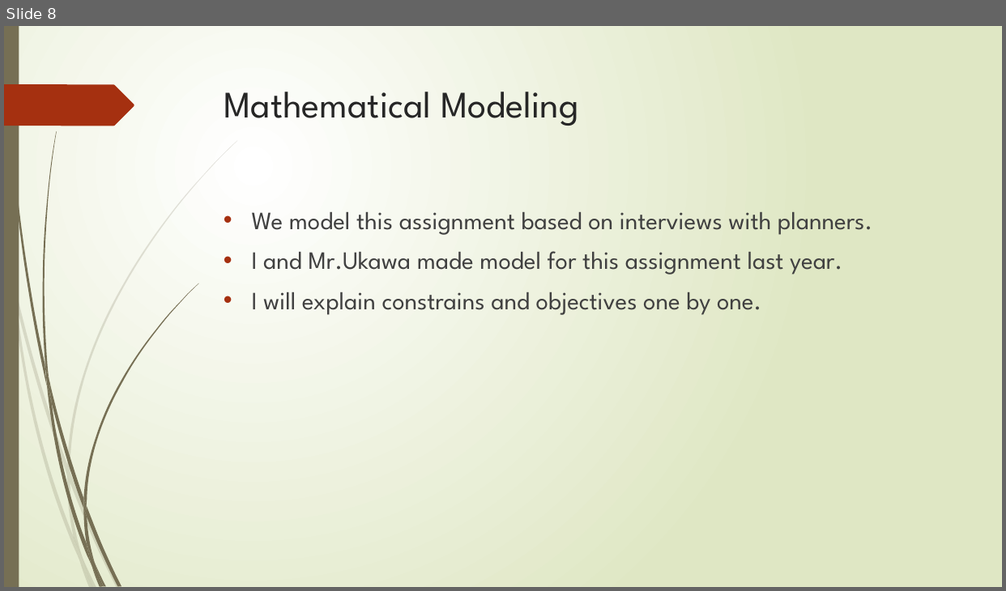
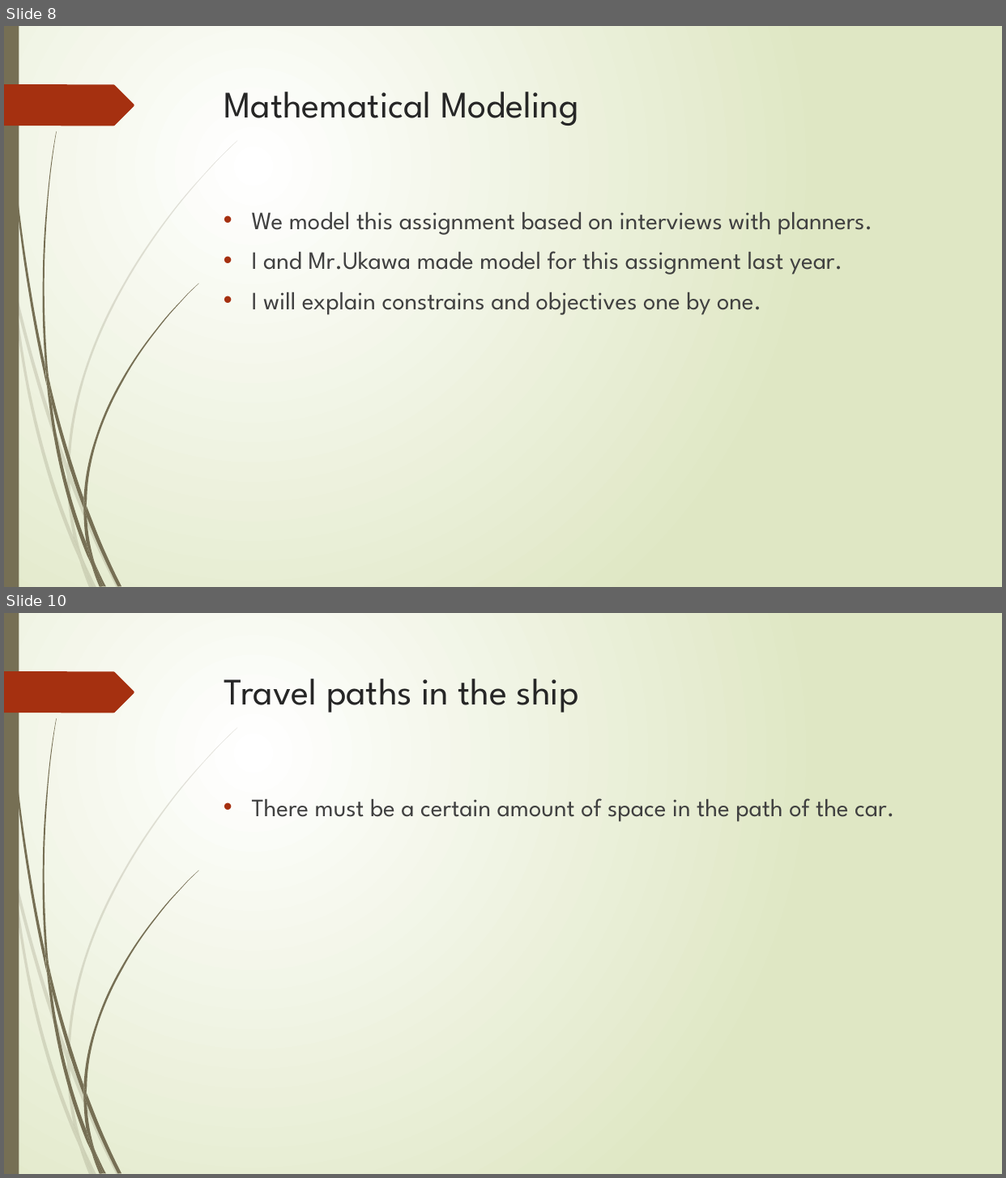
Before and after one commit to r-kurosu/kline_new, a slide deck: 中間報告.pptx. Shown one above the other, each under a label of ours: slide 8 before the commit, slides 8 and 10 after it; the slides between them are not shown. The pictures are 1006x591 and 1006x1178 pixels, drawn with LibreOffice and Linux fonts; fonts in the diff are those of the drawing. Boxes give left, top, right and bottom in pixels: in the first picture for what was removed or moved away, otherwise in the second. Text is boxed around its words. In the diff, an @@ line names an element or a change of style, - is before the commit and + after.

```diff
--- a/中間報告.pptx
+++ b/中間報告.pptx
@@ slide 10 added at box(4, 613, 1002, 1174), background gradient #FFFFFF to #DFE8C4; not listed: 24 template elements that a slide beside it also shows @@
@@ title added at box(224, 679, 579, 713), 36 pt, text #262626 @@
+Travel paths in the ship
@@ text added at box(252, 798, 894, 822), 24 pt, text #404040 @@
+• There must be a certain amount of space in the path of the car.
```
Also in this commit, not shown: 4 other slides added.
